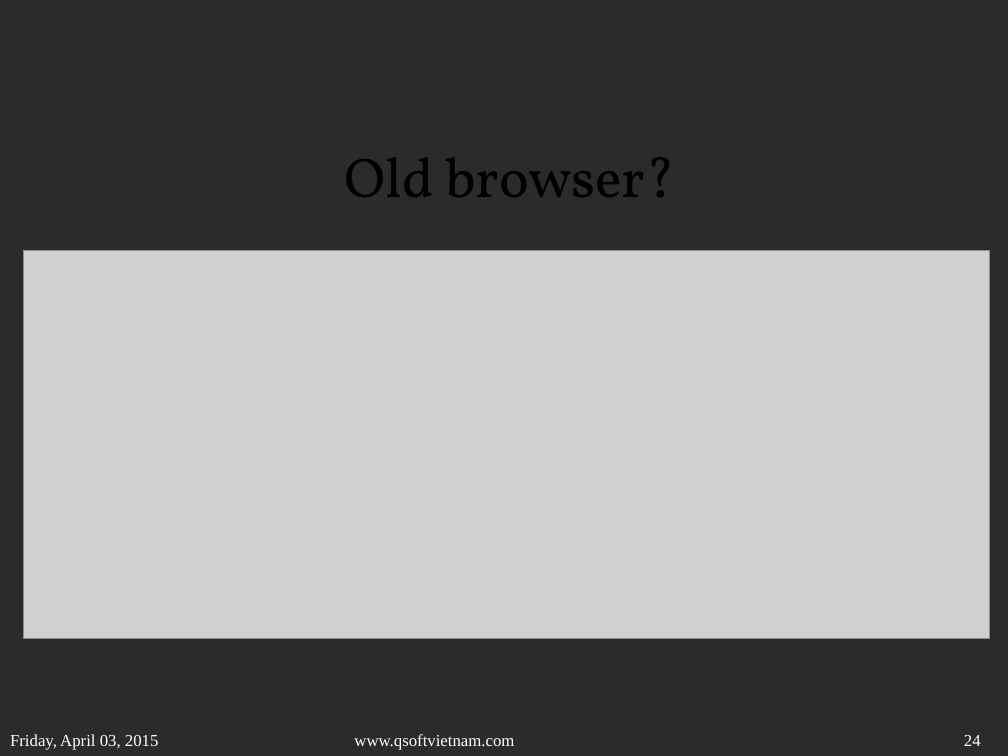
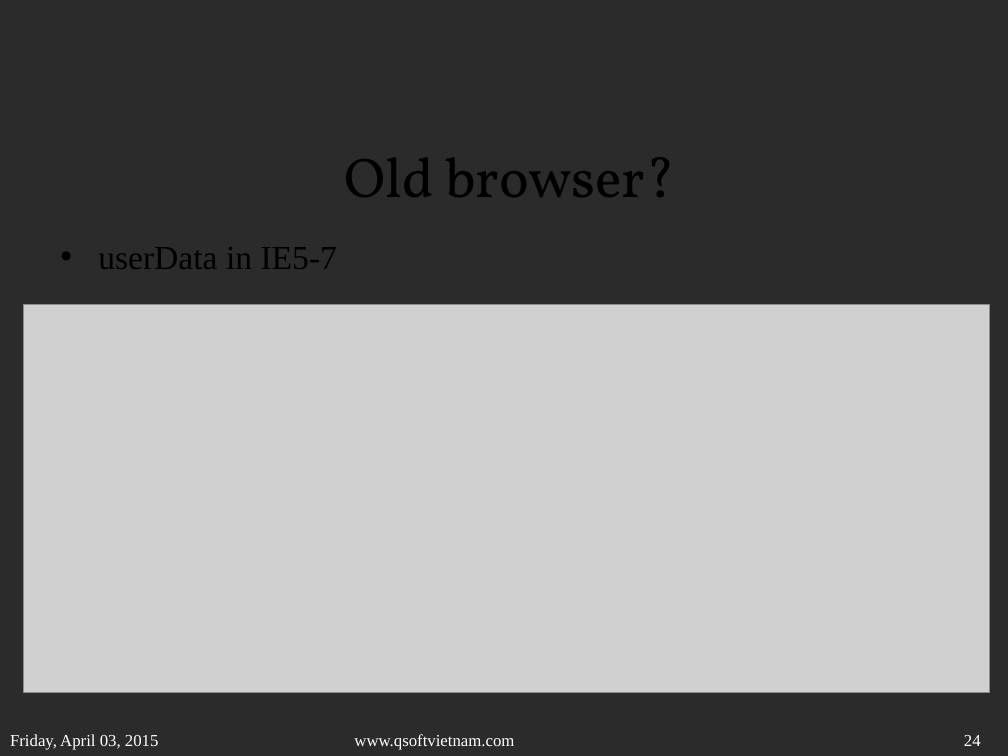
Before and after one commit to sonvq-qsoftvn/htmltraining, a slide deck: slide 24 of QSoftVietnam_SlideTemplate2014- Sonvq.pptx. Drawn at 1008x756 pixels with LibreOffice and Linux fonts; fonts in the diff are those of the drawing; grey boxes stand for pictures; background and template pictures are left out; a plain dark background stands for a picture behind light text. Boxes give left, top, right and bottom in pixels: in the first picture for what was removed or moved away, otherwise in the second. Text is boxed around its words. In the diff, an @@ line names an element or a change of style, - is before the commit and + after.

Commit message:
commit slide

```diff
--- a/QSoftVietnam_SlideTemplate2014- Sonvq.pptx
+++ b/QSoftVietnam_SlideTemplate2014- Sonvq.pptx
@@ text added at (98,247,338,269), 24 pt, text #000000 @@
+• userData in IE5-7
@@ picture: place and size @@
-picture at (24,251,990,638)
+picture at (24,304,990,691)
```
Also in this commit, not shown: 26 other slides changed.
